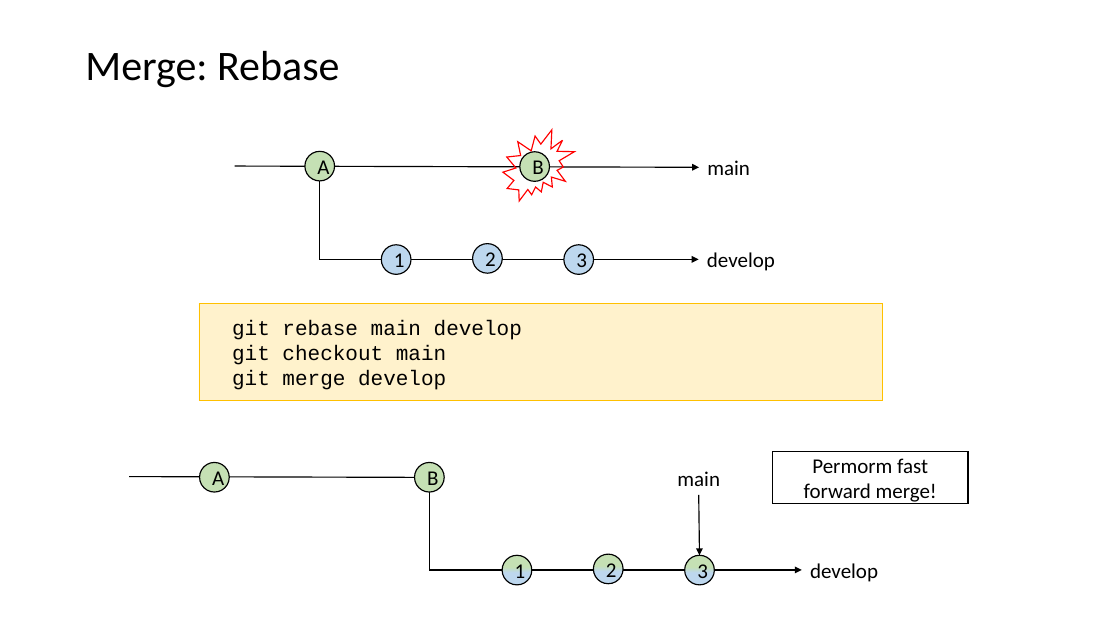
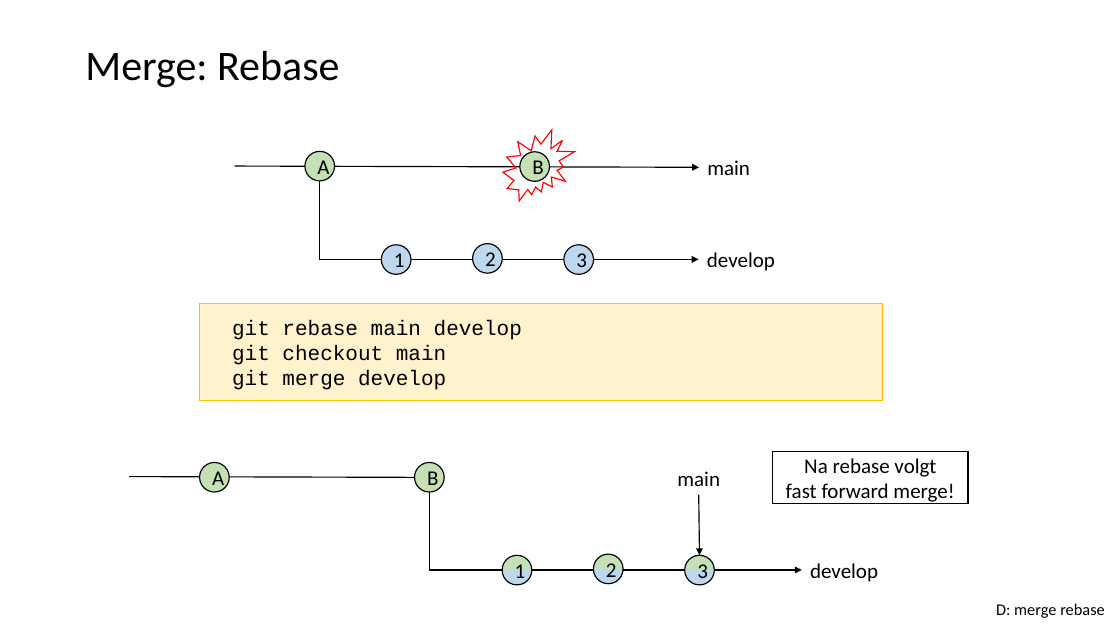
Before and after one commit to LFKoning/knowledge-sharing, a slide deck: slide 55 of git_course/1_basics/git_basic.pptx. Drawn at 1120x630 pixels with LibreOffice and Linux fonts; fonts in the diff are those of the drawing. Boxes give left, top, right and bottom in pixels: in the first picture for what was removed or moved away, otherwise in the second. Text is boxed around its words. In the diff, an @@ line names an element or a change of style, - is before the commit and + after.

```diff
--- a/git_course/1_basics/git_basic.pptx
+++ b/git_course/1_basics/git_basic.pptx
@@ text in rectangle at box(786, 458, 954, 504): text changed @@
-Permorm fast forward merge!
+Na rebase volgt
+fast forward merge!
@@ text added at box(996, 603, 1105, 618), 14 pt, text #000000 @@
+D: merge rebase
```
Also in this commit, not shown: 32 other slides changed, 1 other file.
